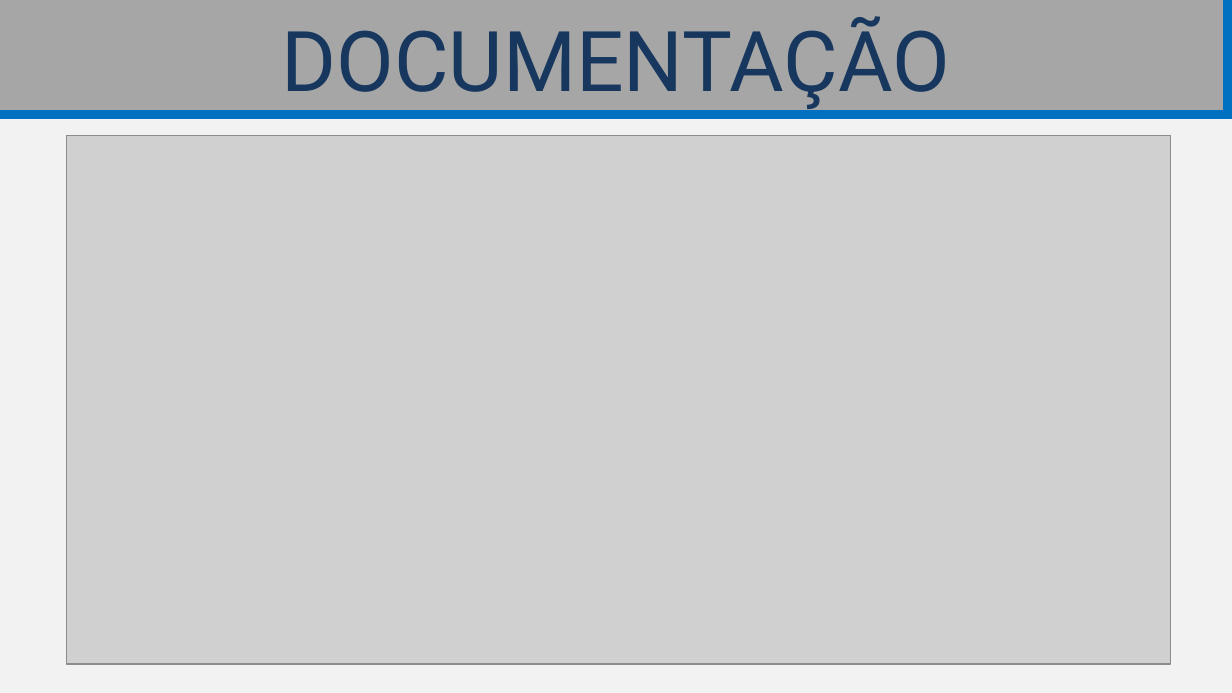
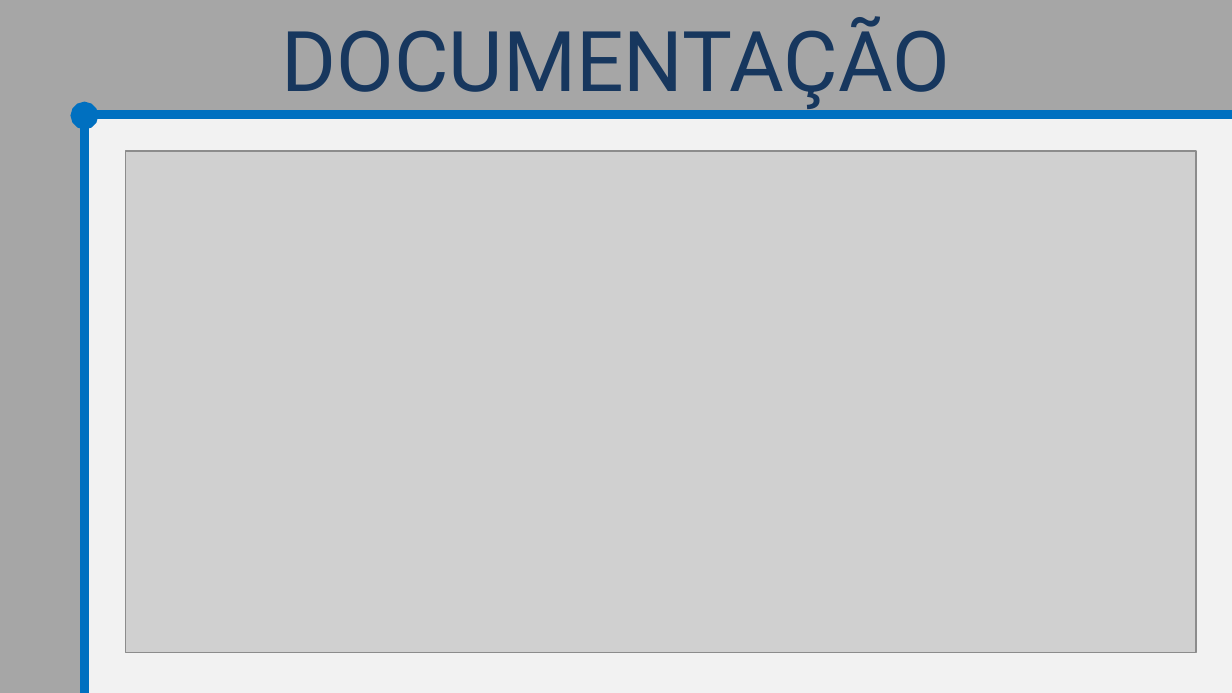
Before and after one commit to TR0NZ0D/Brazil-Career-Hub, a slide deck: slide 14 of Files/TCC - Final/Apresentacao_Final.pptx (slide 8 before the commit). Drawn at 1232x693 pixels with LibreOffice and Linux fonts; fonts in the diff are those of the drawing; grey boxes stand for pictures. Boxes give left, top, right and bottom in pixels: in the first picture for what was removed or moved away, otherwise in the second. Text is boxed around its words. In the diff, an @@ line names an element or a change of style, - is before the commit and + after.

```diff
--- a/Files/TCC - Final/Apresentacao_Final.pptx
+++ b/Files/TCC - Final/Apresentacao_Final.pptx
@@ rectangle added at box(0, 19, 85, 693), fill #A6A6A6 @@
@@ line removed from (1228, 115) to (1228, 0) @@
@@ line moved from (1232, 114) - (0, 114) to (1232, 114) - (85, 114) @@
@@ arrow added from (85, 693) to (85, 115), #0070C0 6 pt @@
@@ picture: place and size @@
-picture at box(66, 135, 1171, 664)
+picture at box(125, 151, 1196, 653)
```
Also in this commit, not shown: 9 other slides changed, 4 slides added, 1 other file.
